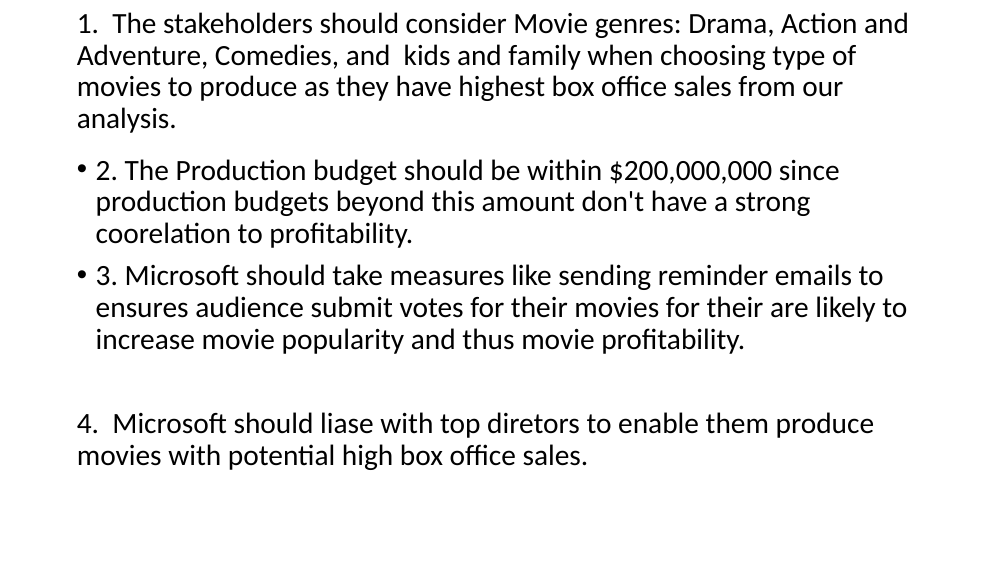
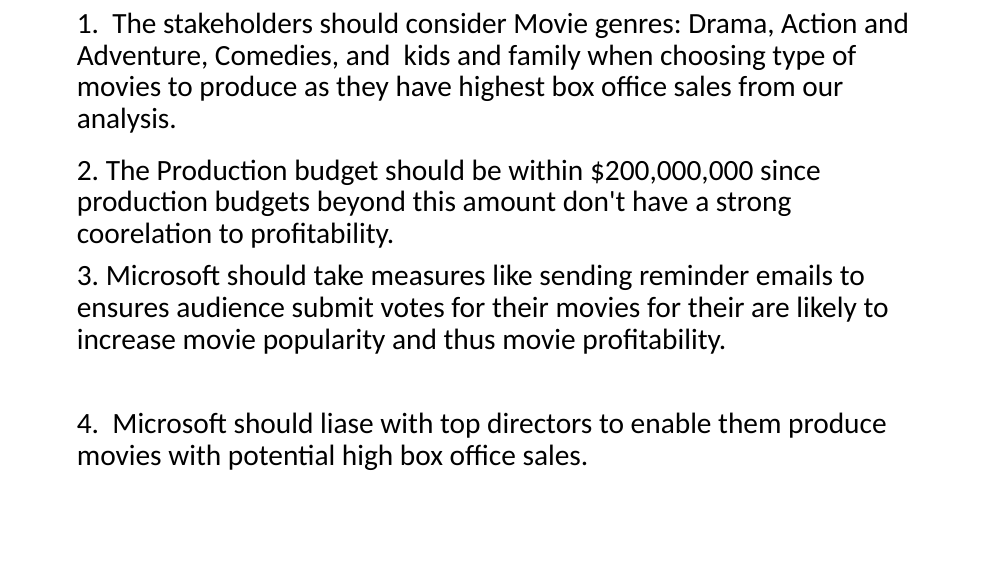
Before and after one commit to ISAACKW/PHASE1_PROJECT, a slide deck: slide 16 of PHASE1PPT.pptx. Drawn at 1008x567 pixels with LibreOffice and Linux fonts; fonts in the diff are those of the drawing. Boxes give left, top, right and bottom in pixels: in the first picture for what was removed or moved away, otherwise in the second. Text is boxed around its words. In the diff, an @@ line names an element or a change of style, - is before the commit and + after.

Commit message:
Powerpoint done

```diff
--- a/PHASE1PPT.pptx
+++ b/PHASE1PPT.pptx
@@ text at [77, 159, 889, 354]: bullet • to none @@
@@ text at [77, 412, 886, 470]: text changed @@
-4. Microsoft should liase with top diretors to enable them produce movies with potential high box office sales.
+4. Microsoft should liase with top directors to enable them produce movies with potential high box office sales.
```
Also in this commit, not shown: 2 other files.
